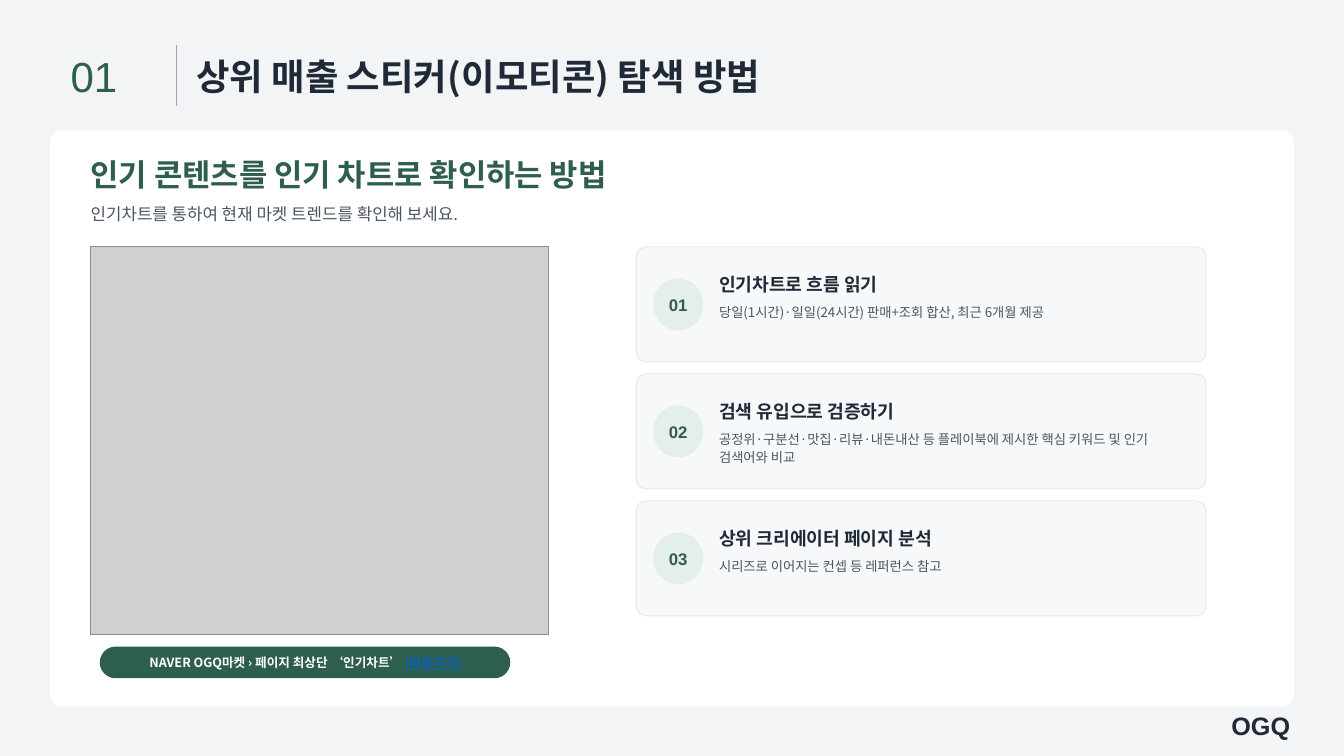
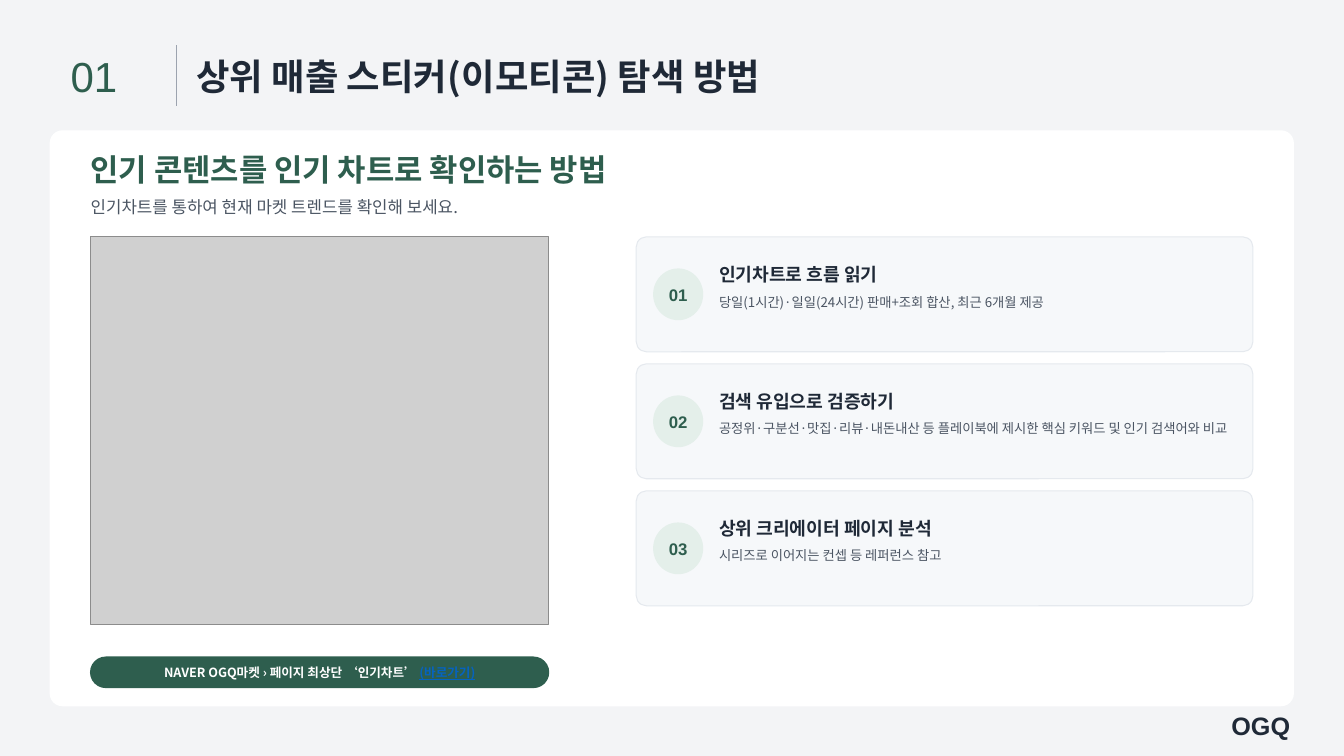
Before and after one commit to loveet3-hue/ogq-banner-generator, a slide deck: slide 12 of playbook/template_v2.pptx. Drawn at 1344x756 pixels with LibreOffice and Linux fonts; fonts in the diff are those of the drawing; grey boxes stand for pictures. Boxes give left, top, right and bottom in pixels: in the first picture for what was removed or moved away, otherwise in the second. Text is boxed around its words. In the diff, an @@ line names an element or a change of style, - is before the commit and + after.

```diff
--- a/playbook/template_v2.pptx
+++ b/playbook/template_v2.pptx
@@ text "인기 콘텐츠를 인기 차트로 확인하는 ...": place and size @@
-text "인기 콘텐츠를 인기 차트로 확인하는 ..." at bbox=[91, 160, 607, 189]
+text "인기 콘텐츠를 인기 차트로 확인하는 ..." at bbox=[91, 155, 607, 184]
@@ text "인기차트를 통하여 현재 마켓 트렌드를 ...": place and size @@
-text "인기차트를 통하여 현재 마켓 트렌드를 ..." at bbox=[91, 206, 458, 222]
+text "인기차트를 통하여 현재 마켓 트렌드를 ..." at bbox=[91, 199, 458, 215]
@@ rounded rectangle: place and size @@
-rounded rectangle at bbox=[636, 247, 1206, 362]
+rounded rectangle at bbox=[636, 237, 1253, 352]
@@ text "인기차트로 흐름 읽기": place and size @@
-text "인기차트로 흐름 읽기" at bbox=[719, 275, 877, 293]
+text "인기차트로 흐름 읽기" at bbox=[719, 265, 877, 283]
@@ text "당일(1시간)·일일(24시간) 판매+조회 합산, 최근 6개월 ...": place and size @@
-text "당일(1시간)·일일(24시간) 판매+조회 합산, 최근 6개월 ..." at bbox=[719, 306, 1044, 320]
+text "당일(1시간)·일일(24시간) 판매+조회 합산, 최근 6개월 ..." at bbox=[719, 296, 1044, 310]
@@ rounded rectangle: place and size @@
-rounded rectangle at bbox=[636, 374, 1206, 489]
+rounded rectangle at bbox=[636, 364, 1253, 479]
@@ text "검색 유입으로 검증하기": place and size @@
-text "검색 유입으로 검증하기" at bbox=[719, 402, 895, 420]
+text "검색 유입으로 검증하기" at bbox=[719, 392, 895, 410]
@@ 3 texts, 3 ellipses, 1 picture: place and size @@
-3 texts, 3 ellipses, 1 picture at bbox=[91, 247, 703, 634]
+3 texts, 3 ellipses, 1 picture at bbox=[91, 237, 703, 624]
@@ text "공정위·구분선·맛집·리뷰·내돈내산 등 플레이북에 제시한 핵심 ..." rewrapped from bbox=[719, 433, 1148, 463] to bbox=[719, 422, 1227, 434] @@
@@ rounded rectangle: place and size @@
-rounded rectangle at bbox=[636, 501, 1206, 616]
+rounded rectangle at bbox=[636, 491, 1253, 606]
@@ text "상위 크리에이터 페이지 분석": place and size @@
-text "상위 크리에이터 페이지 분석" at bbox=[719, 529, 932, 547]
+text "상위 크리에이터 페이지 분석" at bbox=[719, 519, 931, 537]
@@ text "시리즈로 이어지는 컨셉 등 레퍼런스 ...": place and size @@
-text "시리즈로 이어지는 컨셉 등 레퍼런스 ..." at bbox=[719, 560, 941, 572]
+text "시리즈로 이어지는 컨셉 등 레퍼런스 ..." at bbox=[719, 549, 941, 561]
@@ text "NAVER OGQ마켓 › 페이지 최상단 ...": place and size @@
-text "NAVER OGQ마켓 › 페이지 최상단 ..." at bbox=[149, 656, 461, 670]
+text "NAVER OGQ마켓 › 페이지 최상단 ..." at bbox=[164, 666, 475, 680]
@@ rounded rectangle: place and size @@
-rounded rectangle at bbox=[101, 647, 510, 678]
+rounded rectangle at bbox=[91, 657, 548, 688]
```
Also in this commit, not shown: 29 other slides changed, 4 other files.
